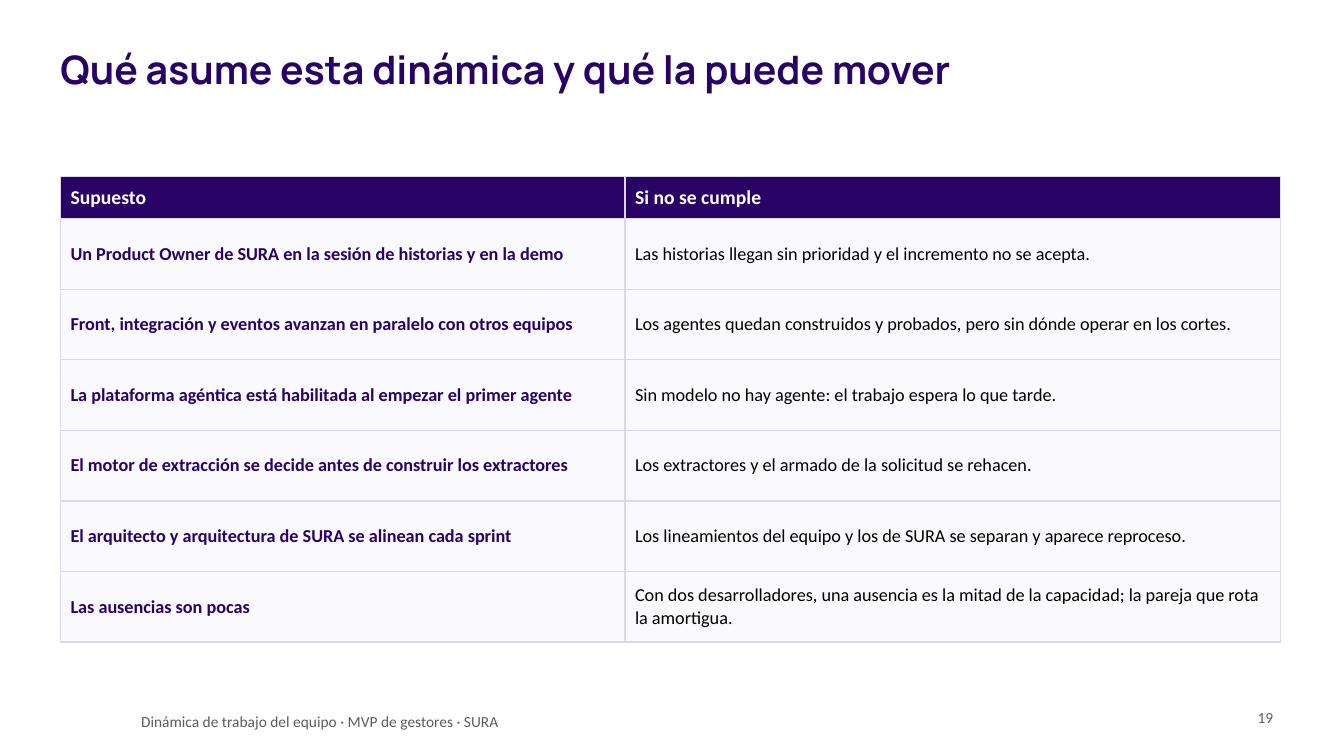
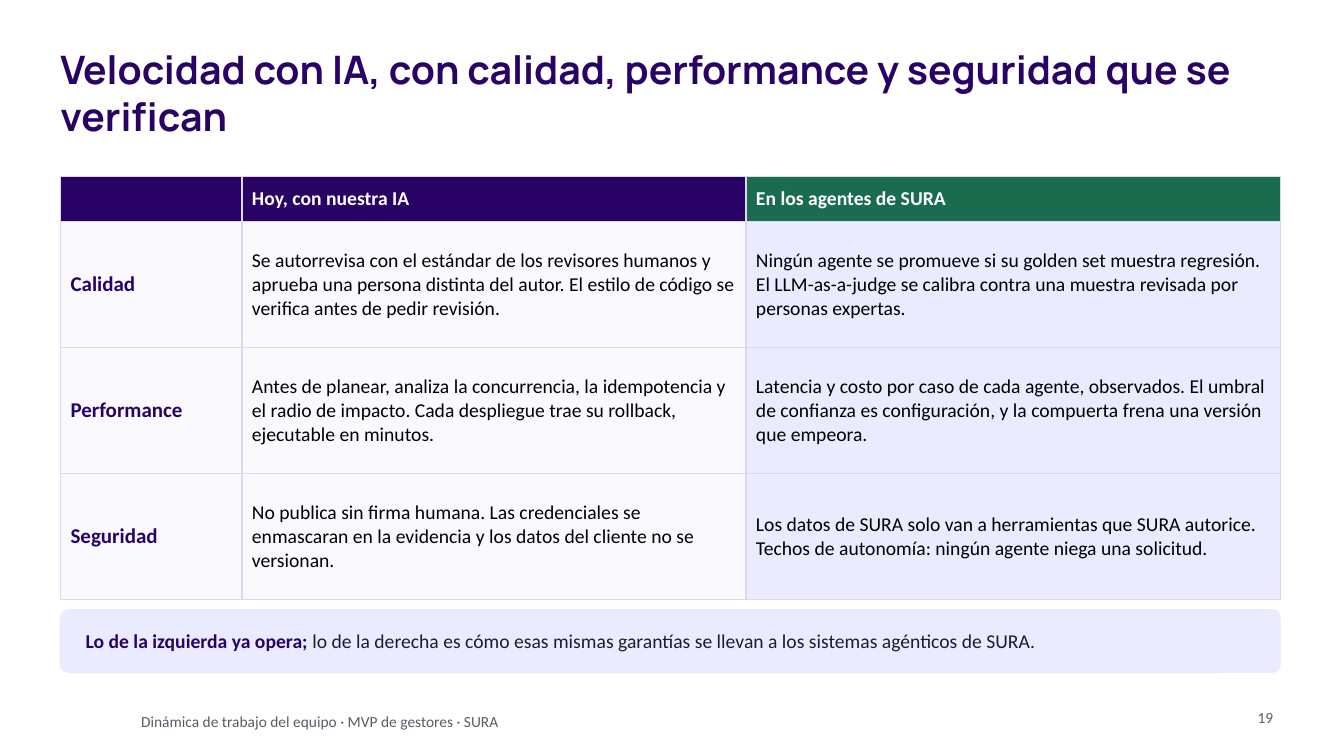
Before and after one commit to didierfrancogomez/propuestas, a slide deck: slide 19 of SURA/gestores-sura/metodologia-trabajo/Tech and Solve - Dinámica de trabajo del equipo.pptx. Drawn at 1344x756 pixels with LibreOffice and Linux fonts; fonts in the diff are those of the drawing; background and template pictures are left out. Boxes give left, top, right and bottom in pixels: in the first picture for what was removed or moved away, otherwise in the second. Text is boxed around its words. In the diff, an @@ line names an element or a change of style, - is before the commit and + after.

```diff
--- a/SURA/gestores-sura/metodologia-trabajo/Tech and Solve - Dinámica de trabajo del equipo.pptx
+++ b/SURA/gestores-sura/metodologia-trabajo/Tech and Solve - Dinámica de trabajo del equipo.pptx
@@ title at (60,55,1231,132): text changed @@
-Qué asume esta dinámica y qué la puede mover
+Velocidad con IA, con calidad, performance y seguridad que se verifican
@@ table at (60,176,1280,571) @@
-Supuesto | Si no se cumple
-Un Product Owner de SURA en la sesión de historias y en la demo | Las historias llegan sin prioridad y el incremento no se acepta.
-Front, integración y eventos avanzan en paralelo con otros equipos | Los agentes quedan construidos y probados, pero sin dónde operar en los cortes.
-La plataforma agéntica está habilitada al empezar el primer agente | Sin modelo no hay agente: el trabajo espera lo que tarde.
-El motor de extracción se decide antes de construir los extractores | Los extractores y el armado de la solicitud se rehacen.
-El arquitecto y arquitectura de SURA se alinean cada sprint | Los lineamientos del equipo y los de SURA se separan y aparece reproceso.
-Las ausencias son pocas | Con dos desarrolladores, una ausencia es la mitad de la capacidad; la pareja que rota la amortigua.
+ | Hoy, con nuestra IA | En los agentes de SURA
+Calidad | Se autorrevisa con el estándar de los revisores humanos y aprueba una persona distinta del autor. El estilo de código se verifica antes de pedir revisión. | Ningún agente se promueve si su golden set muestra regresión. El LLM-as-a-judge se calibra contra una muestra revisada por personas expertas.
+Performance | Antes de planear, analiza la concurrencia, la idempotencia y el radio de impacto. Cada despliegue trae su rollback, ejecutable en minutos. | Latencia y costo por caso de cada agente, observados. El umbral de confianza es configuración, y la compuerta frena una versión que empeora.
+Seguridad | No publica sin firma humana. Las credenciales se enmascaran en la evidencia y los datos del cliente no se versionan. | Los datos de SURA solo van a herramientas que SURA autorice. Techos de autonomía: ningún agente niega una solicitud.
@@ rounded rectangle added at (60,610,1280,673), fill #EBEBFF, outline #EBEBFF 1 pt @@
@@ text added at (86,634,1035,652), 14 pt, text #1A1E27 @@
+Lo de la izquierda ya opera; lo de la derecha es cómo esas mismas garantías se llevan a los sistemas agénticos de SURA.
```
Also in this commit, not shown: 10 other slides changed, 8 slides added, 8 slides removed, 12 other files.
